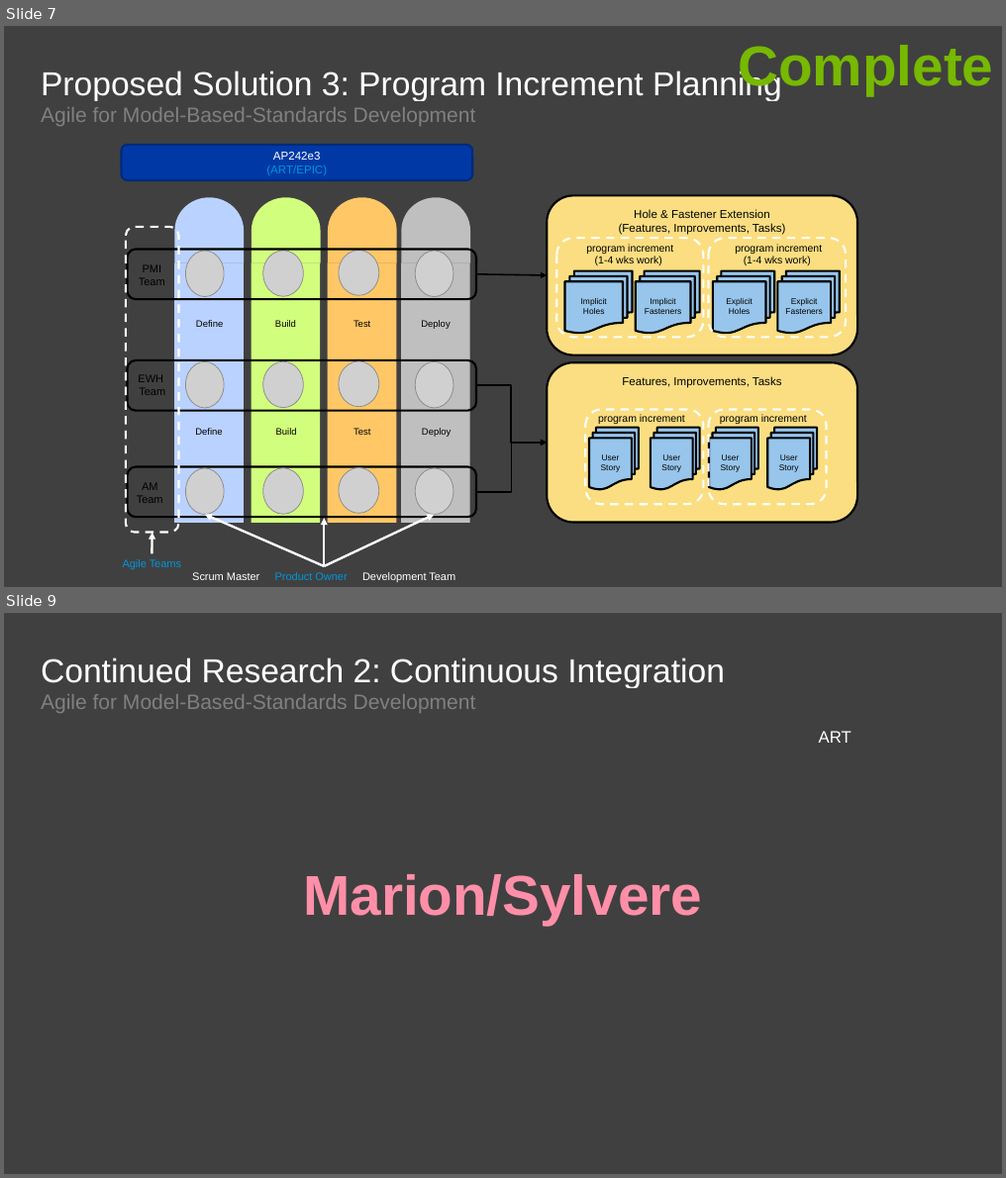
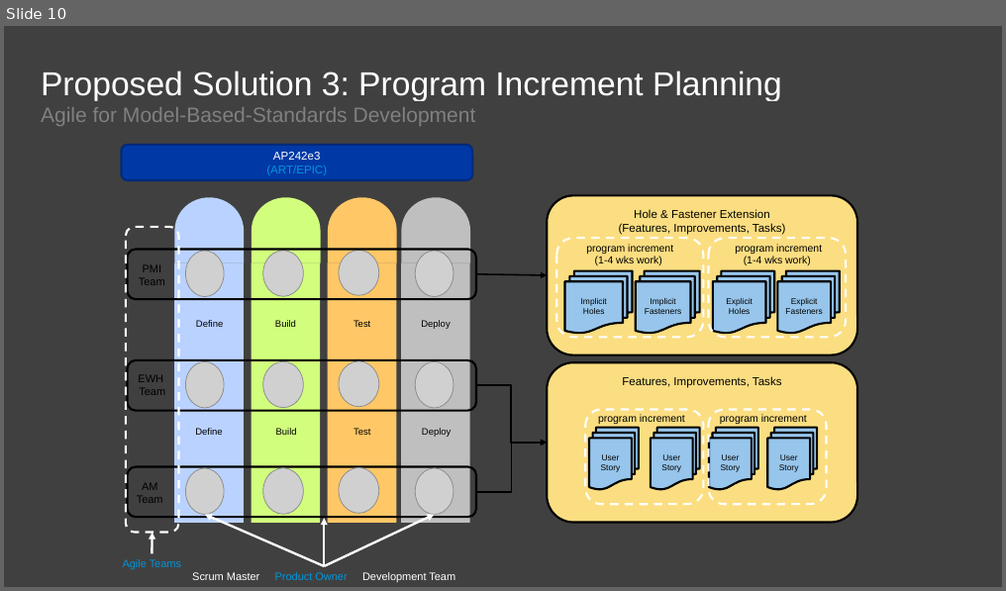
Before and after one commit to agile4mbsd/papers, a slide deck: 01 - Agile for Model-Based Standards Development/D - Presentations/PDES.Presentation.pptx. Shown one above the other, each under a label of ours: slides 7 and 9 before the commit, slide 10 after it; the slides between them are not shown. The pictures are 1006x1178 and 1006x591 pixels, drawn with LibreOffice and Linux fonts; fonts in the diff are those of the drawing; grey boxes stand for pictures; background and template pictures are left out. Boxes give left, top, right and bottom in pixels: in the first picture for what was removed or moved away, otherwise in the second. Text is boxed around its words. In the diff, an @@ line names an element or a change of style, - is before the commit and + after.

```diff
--- a/01 - Agile for Model-Based Standards Development/D - Presentations/PDES.Presentation.pptx
+++ b/01 - Agile for Model-Based Standards Development/D - Presentations/PDES.Presentation.pptx
@@ slide 9 removed at (x1=4, y1=613, x2=1002, y2=1174), background #404040 @@
@@ title removed at (x1=41, y1=658, x2=725, y2=688) @@
-Continued Research 2: Continuous Integration
@@ text removed at (x1=41, y1=694, x2=476, y2=713) @@
-Agile for Model-Based-Standards Development
@@ text removed at (x1=819, y1=731, x2=851, y2=743) @@
-ART
@@ text removed at (x1=303, y1=874, x2=702, y2=926) @@
-Marion/Sylvere
@@ what was slide 7 is now slide 10 @@
@@ slide 10 changed as well @@
@@ text removed at (x1=738, y1=45, x2=993, y2=95) @@
-Complete
```
Also in this commit, not shown: 3 other slides changed, 7 slides added, 6 other slides removed.
